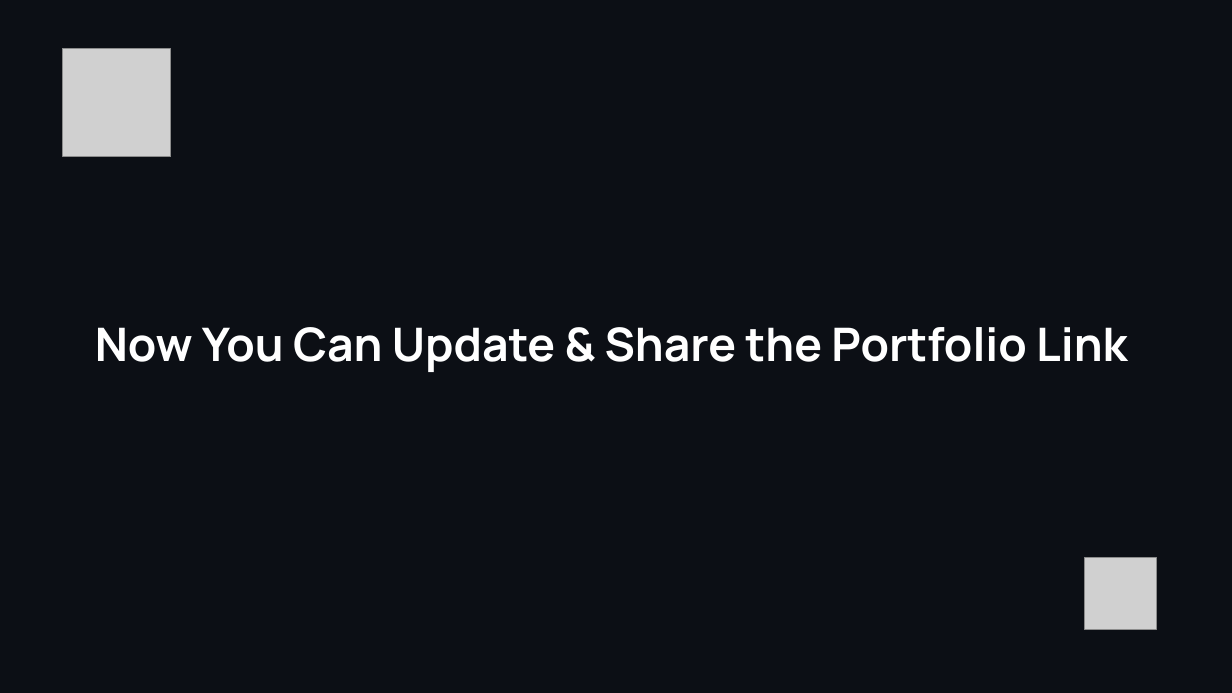
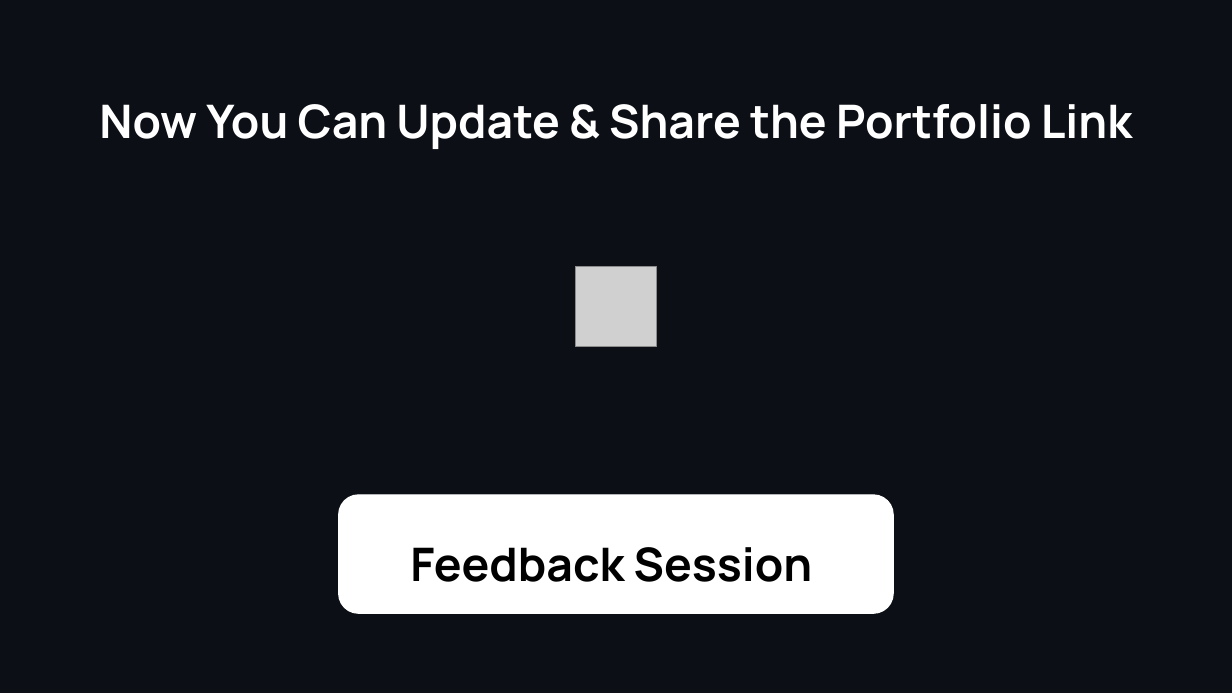
Before and after one commit to mmsalmanfaris/MLSA-Event-Documents, a slide deck: slide 16 of Resume.pptx. Drawn at 1232x693 pixels with LibreOffice and Linux fonts; fonts in the diff are those of the drawing; grey boxes stand for pictures. Boxes give left, top, right and bottom in pixels: in the first picture for what was removed or moved away, otherwise in the second. Text is boxed around its words. In the diff, an @@ line names an element or a change of style, - is before the commit and + after.

```diff
--- a/Resume.pptx
+++ b/Resume.pptx
@@ picture removed at bbox=[63, 49, 171, 157] @@
@@ picture: place and size @@
-picture at bbox=[1084, 557, 1156, 629]
+picture at bbox=[576, 266, 656, 347]
@@ rounded rectangle added at bbox=[339, 495, 894, 614], fill #FFFFFF, outline #FFFFFF 1 pt @@
@@ text at bbox=[410, 547, 813, 582]: paragraph added @@
+Feedback Session
```
Also in this commit, not shown: 1 other file.
